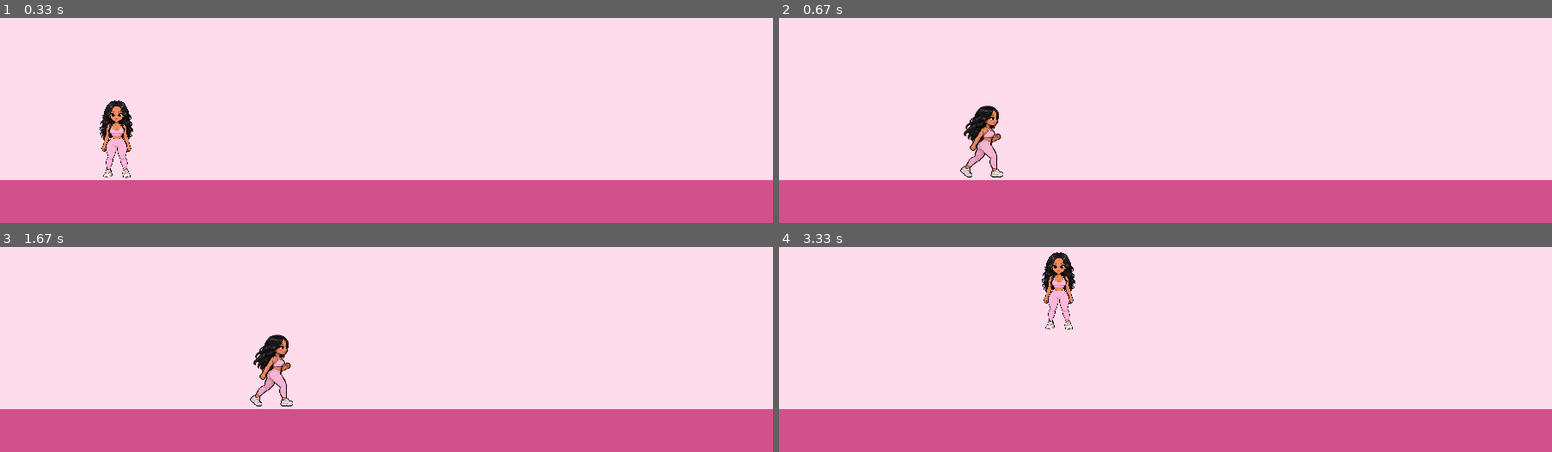
Above: before the commit, frames 1-4 (two rows, left to right).
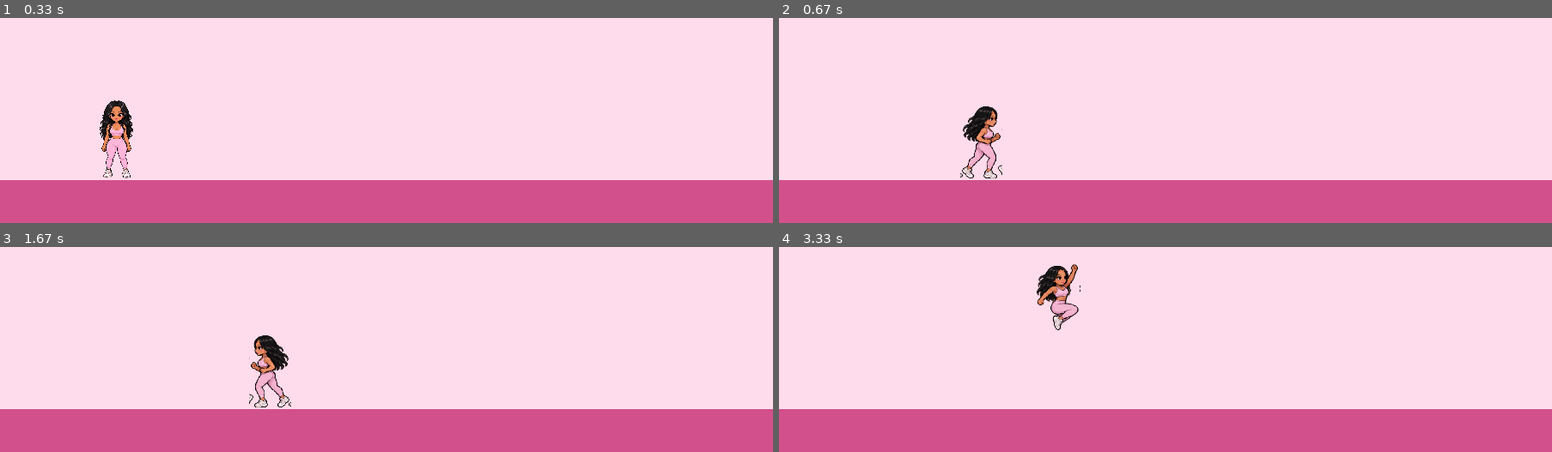
Above: after the commit, the same moments.

Repository: lavslab/75-hard-pygame
Game: pygame game, started from main.py
The game is run twice, just before and just after one commit, with the same random seed, the same clock (stepped at 60 frames per second) and the same inputs.
Inputs:
- Up to frame 1 (0.33 s): no input
- Up to frame 2 (0.67 s): hold Right from 0.33 s (still down)
- Up to frame 3 (1.67 s): release Right at 0.8 s; hold Right 0.83-1.3 s; hold Left from 1.33 s (still down)
- Up to frame 4 (3.33 s): release Left at 1.87 s; hold Left 1.9-2.3 s; hold Right 2.33-2.97 s; tap Space at 3 s

Frame 1 is identical in both runs. In frame 2, 0.6% of the frame differs, in the area x 23-29%, y 42-79%; in frame 3, 1.1%, in the area x 32-38%, y 42-79%; in frame 4, 1.1%.

Commit message:
Add player run and jump animations

Diff:
--- a/main.py
+++ b/main.py
@@ -15,19 +15,65 @@
 screen = pygame.display.set_mode((WIDTH, HEIGHT))
 pygame.display.set_caption("75 Hard: Lav Edition")
 
+# player size
+lav_width = 70
+lav_height = 100
+
 # load front-facing player image
 lav_image = pygame.image.load(
     "assets/lav_idle.png"
 ).convert_alpha()
 
-lav_image = pygame.transform.scale(lav_image, (70, 100))
+lav_image = pygame.transform.scale(
+    lav_image,
+    (lav_width, lav_height)
+)
 
-# load one running image
-test_run = pygame.image.load(
-    "assets/lav_sprite_frames/game_ready/run_right/run_right_1.png"
-).convert_alpha()
+# load running frames
+run_frames = [
+    pygame.image.load(
+        "assets/lav_sprite_frames/game_ready/run_right/run_right_1.png"
+    ).convert_alpha(),
 
-test_run = pygame.transform.scale(test_run, (70, 100))
+    pygame.image.load(
+        "assets/lav_sprite_frames/game_ready/run_right/run_right_2.png"
+    ).convert_alpha(),
+
+    pygame.image.load(
+        "assets/lav_sprite_frames/game_ready/run_right/run_right_3.png"
+    ).convert_alpha(),
+
+    pygame.image.load(
+        "assets/lav_sprite_frames/game_ready/run_right/run_right_4.png"
+    ).convert_alpha(),
+]
+
+# resize running frames
+run_frames = [
+    pygame.transform.scale(frame, (lav_width, lav_height))
+    for frame in run_frames
+]
+
+# load jumping frames
+jump_frames = [
+    pygame.image.load(
+        "assets/lav_sprite_frames/game_ready/jump/jump_1.png"
+    ).convert_alpha(),
+
+    pygame.image.load(
+        "assets/lav_sprite_frames/game_ready/jump/jump_2.png"
+    ).convert_alpha(),
+
+    pygame.image.load(
+        "assets/lav_sprite_frames/game_ready/jump/jump_3.png"
+    ).convert_alpha(),
+]
+
+# resize jumping frames
+jump_frames = [
+    pygame.transform.scale(frame, (lav_width, lav_height))
+    for frame in jump_frames
+]
 
 # clock
 clock = pygame.time.Clock()
@@ -35,14 +81,19 @@
 # player settings
 lav_x = 100
 lav_y = 350
-lav_width = 70
-lav_height = 100
 lav_speed = 5
 
 # jumping settings
 lav_y_velocity = 0
 gravity = 1
 jump_strength = -15
+
+# animation settings
+run_animation_index = 0
+run_animation_speed = 0.15
+
+jump_animation_index = 0
+jump_animation_speed = 0.12
 
 # ------ main game loop ------
 running = True
@@ -65,6 +116,17 @@
     if keys[pygame.K_RIGHT] and lav_x < WIDTH - lav_width:
         lav_x += lav_speed
 
+    # running animation
+    if (keys[pygame.K_RIGHT] or keys[pygame.K_LEFT]) and lav_y == 350:
+        run_animation_index += run_animation_speed
+
+        # restart animation after the last frame
+        if run_animation_index >= len(run_frames):
+            run_animation_index = 0
+
+    else:
+        run_animation_index = 0
+
     # jump
     if keys[pygame.K_SPACE] and lav_y == 350:
         lav_y_velocity = jump_strength
@@ -78,9 +140,19 @@
         lav_y = 350
         lav_y_velocity = 0
 
+    # jump animation
+    if lav_y < 350:
+        jump_animation_index += jump_animation_speed
+
+        if jump_animation_index >= len(jump_frames):
+            jump_animation_index = len(jump_frames) - 1
+
+    else:
+        jump_animation_index = 0
+
     # ---------------- DRAW EVERYTHING ----------------
 
-    # background
+    # pink background
     screen.fill(PINK)
 
     # ground
@@ -90,16 +162,38 @@
         (0, 450, WIDTH, 50)
     )
 
-    # choose which Lav image to draw
-    if keys[pygame.K_LEFT] or keys[pygame.K_RIGHT]:
-        screen.blit(test_run, (lav_x, lav_y))
+    # draw Lav
+    if lav_y < 350:
+        # Lav is jumping
+        current_frame = jump_frames[int(jump_animation_index)]
+        screen.blit(current_frame, (lav_x, lav_y))
+
+    elif keys[pygame.K_RIGHT]:
+        # Lav is running right
+        current_frame = run_frames[int(run_animation_index)]
+        screen.blit(current_frame, (lav_x, lav_y))
+
+    elif keys[pygame.K_LEFT]:
+        # get the same running frame
+        current_frame = run_frames[int(run_animation_index)]
+
+        # flip it horizontally so Lav faces left
+        current_frame = pygame.transform.flip(
+            current_frame,
+            True,
+            False
+        )
+
+        screen.blit(current_frame, (lav_x, lav_y))
+
     else:
+        # Lav is standing still
         screen.blit(lav_image, (lav_x, lav_y))
 
     # show finished frame
     pygame.display.update()
 
-    # 60 FPS
+    # keep game running at 60 FPS
     clock.tick(60)
 
 pygame.quit()
